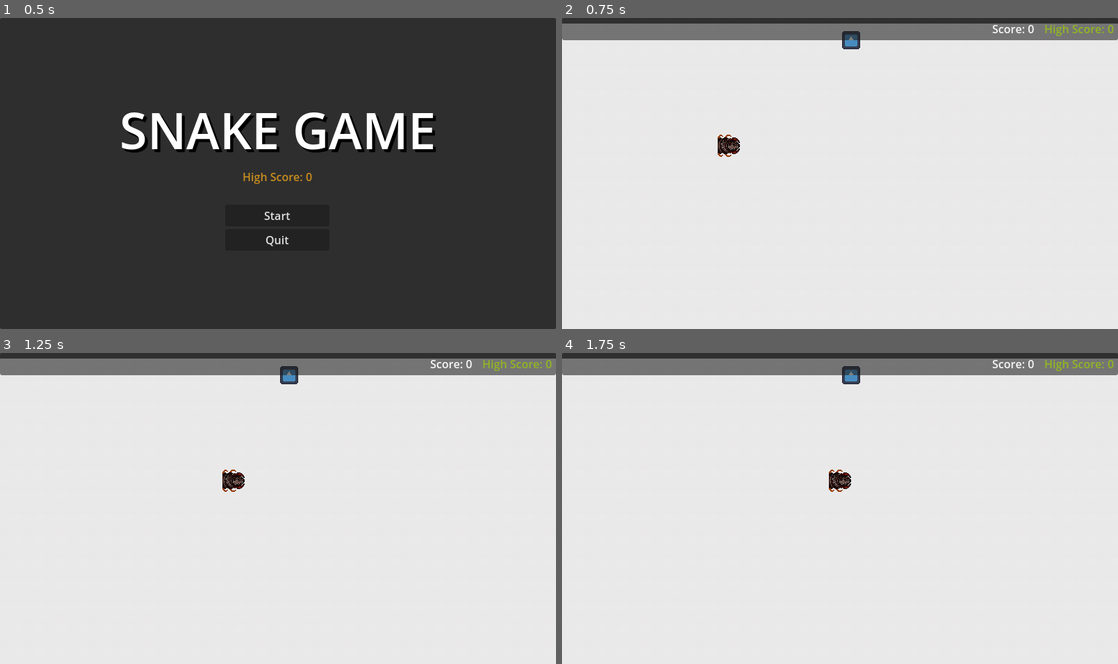
Above: before the commit, frames 1-4 (two rows, left to right).
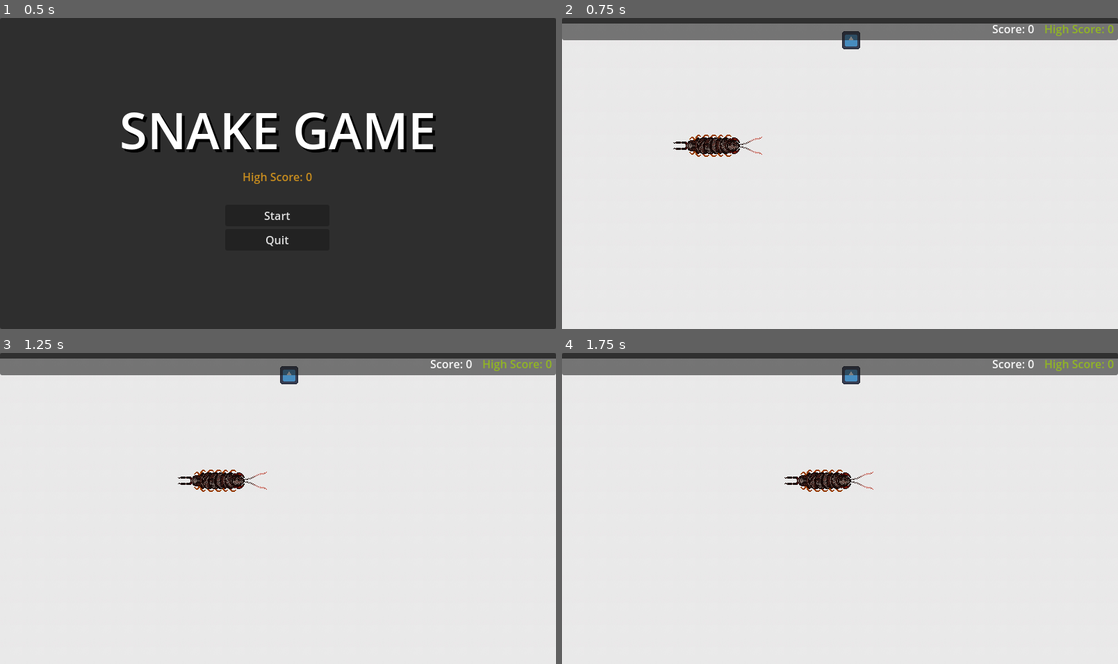
Above: after the commit, the same moments.

Repository: juxxon23/myriapoda
Game: Godot game, scene res://menus/start_screen.tscn
Same seed, same stepped clock (60 frames per second), same inputs: the game is played once before the commit and once after it. The engine's default icon, where the game draws it, is replaced by a stand-in: a white triangle on a blue panel in a dark square.
Inputs:
- Up to frame 1 (0.5 s): no input
- Up to frame 2 (0.75 s): click "Start" at 0.5 s
- Up to frame 3 (1.25 s): no input
- Up to frame 4 (1.75 s): hold Right (ui_right) from 1.28 s (still down)

Frame 1 is identical in both runs. In frame 2, 0.4% of the frame differs, in the area x 20-36%, y 37-45%; in frame 3, 0.4%; in frame 4, 0.4%.

Commit message:
Update snake parts tail is now called segment, the new tail is now a part in the last position without collision. New segments are added in penultimate position.

Diff:
--- a/gameplay/gameplay.gd
+++ b/gameplay/gameplay.gd
@@ -8,6 +8,8 @@
 @onready var bounds: Bounds = %Bounds as Bounds
 @onready var spawner: Spawner = $Spawner as Spawner
 @onready var hud: HUD = %HUD as HUD
+@onready var segment: Segment = %Segment as Segment
+@onready var tail: Area2D = %Tail as Tail
 
 var time_between_moves: float = 1000.0
 var time_since_last_move: float = 0
@@ -26,11 +28,13 @@
 
 func _ready() -> void:
 	head.food_eaten.connect(_on_food_eaten)
-	head.collide_with_tail.connect(_on_tail_collide)
-	spawner.tail_added.connect(_on_tail_added)
+	head.collide_with_segment.connect(_on_segment_collide)
+	spawner.segment_added.connect(_on_segment_added)
 	time_since_last_move = time_between_moves
 	spawner.spawn_food()
 	snake_parts.push_back(head)
+	snake_parts.push_back(segment)
+	snake_parts.push_back(tail)
 
 
 func _process(_delta: float) -> void:
@@ -66,21 +70,23 @@
 	head.move_to(new_pos)
 
 	for i in range(1, snake_parts.size(), 1):
+		if i == snake_parts.size()-2:
+			snake_parts[i].penultimate_position = snake_parts[i-1].last_position
 		snake_parts[i].move_to(snake_parts[i-1].last_position)
 
 
 func _on_food_eaten() -> void:
 	spawner.call_deferred("spawn_food")
-	spawner.call_deferred("spawn_tail", snake_parts[snake_parts.size()-1].last_position)
+	spawner.call_deferred("spawn_segment", snake_parts[snake_parts.size()-2].penultimate_position)
 	speed += 500.0
 	score += 1
 
 
-func _on_tail_added (tail: Tail) -> void:
-	snake_parts.push_back(tail)
+func _on_segment_added(new_segment: Segment) -> void:
+	snake_parts.insert(snake_parts.size()-2, new_segment)  # penultimate position, add segment before tail
 
 
-func _on_tail_collide() -> void:
+func _on_segment_collide() -> void:
 	if not gameover_menu:
 		gameover_menu = gameover_scene.instantiate() as GameOver
 		add_child(gameover_menu)
--- a/gameplay/gameplay.tscn
+++ b/gameplay/gameplay.tscn
@@ -8,6 +8,8 @@
 [ext_resource type="Texture2D" uid="uid://dlo2salwoudu2" path="res://gameplay/sprites/noborder_terrain_tile.png" id="3_yvprt"]
 [ext_resource type="Script" uid="uid://chcy7qevqxsm5" path="res://gameplay/spawner.gd" id="5_gvicd"]
 [ext_resource type="PackedScene" uid="uid://bgqbrud71p6x2" path="res://menus/hud.tscn" id="6_7pdct"]
+[ext_resource type="PackedScene" uid="uid://c1s6nrq6eqh44" path="res://gameplay/segment.tscn" id="6_r5as3"]
+[ext_resource type="PackedScene" uid="uid://cbf07y0snpfwo" path="res://gameplay/tail.tscn" id="7_nimes"]
 
 [sub_resource type="TileSetAtlasSource" id="TileSetAtlasSource_gvicd"]
 texture = ExtResource("2_ktb3l")
@@ -84,6 +86,14 @@
 unique_name_in_owner = true
 position = Vector2(192, 184)
 
+[node name="Segment" parent="." instance=ExtResource("6_r5as3")]
+unique_name_in_owner = true
+position = Vector2(160, 184)
+
+[node name="Tail" parent="." instance=ExtResource("7_nimes")]
+unique_name_in_owner = true
+position = Vector2(128, 184)
+
 [node name="Bounds" type="Node2D" parent="."]
 unique_name_in_owner = true
 script = ExtResource("3_ueusv")
@@ -96,6 +106,7 @@
 position = Vector2(800, 456)
 
 [node name="Spawner" type="Node2D" parent="." node_paths=PackedStringArray("bounds")]
+visible = false
 position = Vector2(0, 8)
 script = ExtResource("5_gvicd")
 bounds = NodePath("../Bounds")
--- a/gameplay/head.gd
+++ b/gameplay/head.gd
@@ -2,10 +2,10 @@
 extends SnakePart
 
 signal food_eaten
-signal collide_with_tail
+signal collide_with_segment
 
-@onready var top: Sprite2D = %Top as Sprite2D
-@onready var coll_top: CollisionShape2D = %CollTop as CollisionShape2D
+@onready var sprite_head: Sprite2D = %SpriteHead
+@onready var collision_head: CollisionShape2D = %CollisionHead
 
 
 func _ready() -> void:
@@ -17,9 +17,9 @@
 		food_eaten.emit()
 		area.call_deferred("queue_free")
 	else:
-		collide_with_tail.emit()
+		collide_with_segment.emit()
 
 
 func set_head_props() -> void:
-	sprite_part = top
-	collision_part = coll_top
+	sprite_part = sprite_head
+	collision_part = collision_head
--- a/gameplay/head.tscn
+++ b/gameplay/head.tscn
@@ -1,20 +1,25 @@
-[gd_scene load_steps=4 format=3 uid="uid://c368f05dync6j"]
+[gd_scene load_steps=5 format=3 uid="uid://c368f05dync6j"]
 
 [ext_resource type="Script" uid="uid://bfwp5eshi47er" path="res://gameplay/head.gd" id="1_o7rgl"]
 [ext_resource type="Texture2D" uid="uid://cgbetttvcmx5c" path="res://gameplay/sprites/characters/sg/head32.png" id="2_o7rgl"]
+[ext_resource type="Texture2D" uid="uid://7w8nkqwc7fub" path="res://gameplay/sprites/characters/sg/antennas32.png" id="3_c4wwq"]
 
 [sub_resource type="CapsuleShape2D" id="CapsuleShape2D_c4wwq"]
 
 [node name="Head" type="Area2D"]
 script = ExtResource("1_o7rgl")
 
-[node name="Top" type="Sprite2D" parent="."]
+[node name="SpriteHead" type="Sprite2D" parent="."]
 unique_name_in_owner = true
 position = Vector2(16, 0)
 rotation = 1.5707964
 texture = ExtResource("2_o7rgl")
 
-[node name="CollTop" type="CollisionShape2D" parent="."]
+[node name="SpriteAntennas" type="Sprite2D" parent="SpriteHead"]
+position = Vector2(0, -32)
+texture = ExtResource("3_c4wwq")
+
+[node name="CollisionHead" type="CollisionShape2D" parent="."]
 unique_name_in_owner = true
 position = Vector2(16, 0)
 rotation = 1.5707964
--- /dev/null
+++ b/gameplay/segment.gd
@@ -0,0 +1,2 @@
+class_name Segment
+extends SnakePart
--- /dev/null
+++ b/gameplay/segment.tscn
@@ -0,0 +1,20 @@
+[gd_scene load_steps=4 format=3 uid="uid://c1s6nrq6eqh44"]
+
+[ext_resource type="Script" uid="uid://4ppfn54tgm2f" path="res://gameplay/segment.gd" id="1_7rta4"]
+[ext_resource type="Texture2D" uid="uid://g0oqs5fi1cdn" path="res://gameplay/sprites/characters/sg/trunk32.png" id="2_o23k4"]
+
+[sub_resource type="RectangleShape2D" id="RectangleShape2D_va2nl"]
+size = Vector2(22, 30)
+
+[node name="Segment" type="Area2D"]
+script = ExtResource("1_7rta4")
+
+[node name="SpriteSegment" type="Sprite2D" parent="."]
+position = Vector2(16, 0)
+rotation = 1.5707964
+texture = ExtResource("2_o23k4")
+
+[node name="CollisionSegment" type="CollisionShape2D" parent="."]
+position = Vector2(16, 0)
+rotation = 1.5707964
+shape = SubResource("RectangleShape2D_va2nl")
--- a/gameplay/snake_part.gd
+++ b/gameplay/snake_part.gd
@@ -1,6 +1,7 @@
 class_name SnakePart
 extends Area2D
 
+var penultimate_position: Vector2
 var last_position: Vector2
 var sprite_part: Sprite2D
 var collision_part: CollisionShape2D
--- a/gameplay/spawner.gd
+++ b/gameplay/spawner.gd
@@ -1,12 +1,12 @@
 class_name Spawner
 extends Node2D
 
-signal tail_added(tail: Tail)
+signal segment_added(segment: Segment)
 
 @export var bounds: Bounds
 
 var food_scene: PackedScene = preload("uid://b8o3mjaji5xvl")
-var tail_scene: PackedScene = preload("uid://c1s6nrq6eqh44")
+var segment_scene: PackedScene = preload("uid://c1s6nrq6eqh44")
 
 
 func spawn_food() -> void:
@@ -24,8 +24,8 @@
 	get_parent().add_child(food)
 
 
-func spawn_tail(pos: Vector2) -> void:
-	var tail: Tail = tail_scene.instantiate() as Tail
-	tail.position = pos
-	get_parent().add_child(tail)
-	tail_added.emit(tail)
+func spawn_segment(pos: Vector2) -> void:
+	var segment: Segment = segment_scene.instantiate() as Segment
+	segment.position = pos
+	get_parent().add_child(segment)
+	segment_added.emit(segment)
--- a/gameplay/tail.tscn
+++ b/gameplay/tail.tscn
@@ -1,20 +1,12 @@
-[gd_scene load_steps=4 format=3 uid="uid://c1s6nrq6eqh44"]
+[gd_scene load_steps=3 format=3 uid="uid://cbf07y0snpfwo"]
 
-[ext_resource type="Script" uid="uid://4ppfn54tgm2f" path="res://gameplay/tail.gd" id="1_kioum"]
-[ext_resource type="Texture2D" uid="uid://g0oqs5fi1cdn" path="res://gameplay/sprites/characters/sg/trunk32.png" id="2_kioum"]
-
-[sub_resource type="RectangleShape2D" id="RectangleShape2D_va2nl"]
-size = Vector2(22, 30)
+[ext_resource type="Script" uid="uid://cwmutbb6srqr4" path="res://gameplay/tail.gd" id="1_kioum"]
+[ext_resource type="Texture2D" uid="uid://caqvanplp00re" path="res://gameplay/sprites/characters/sg/tail32.png" id="1_yk777"]
 
 [node name="Tail" type="Area2D"]
 script = ExtResource("1_kioum")
 
-[node name="Sprite2D" type="Sprite2D" parent="."]
+[node name="SpriteTail" type="Sprite2D" parent="."]
 position = Vector2(16, 0)
 rotation = 1.5707964
-texture = ExtResource("2_kioum")
-
-[node name="CollisionShape2D" type="CollisionShape2D" parent="."]
-position = Vector2(16, 0)
-rotation = 1.5707964
-shape = SubResource("RectangleShape2D_va2nl")
+texture = ExtResource("1_yk777")
Not shown: 1 places in gameplay/gameplay.tscn that only renumber resources
Not shown, added: gameplay/segment.gd.uid
Not shown, changed: gameplay/tail.gd.uid
